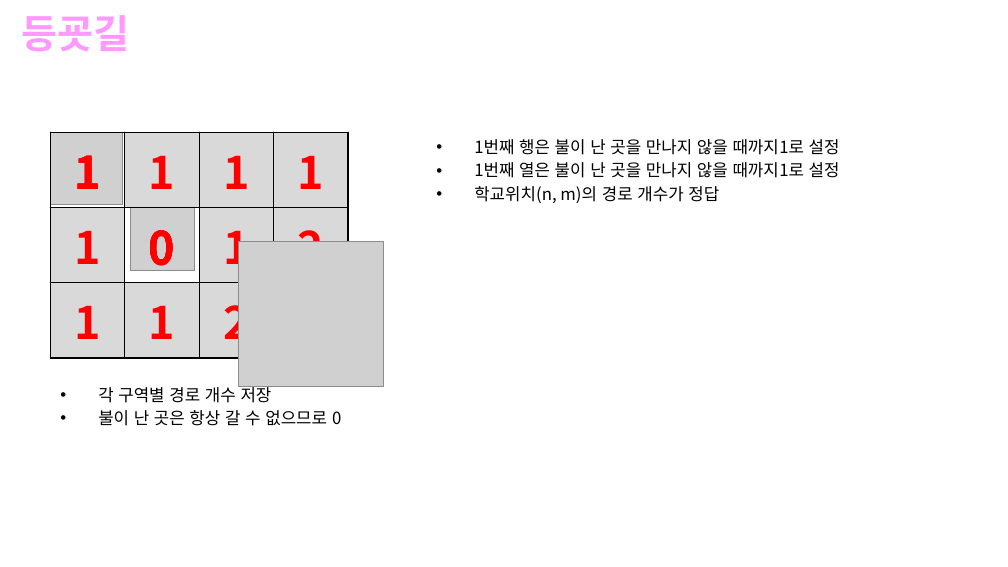
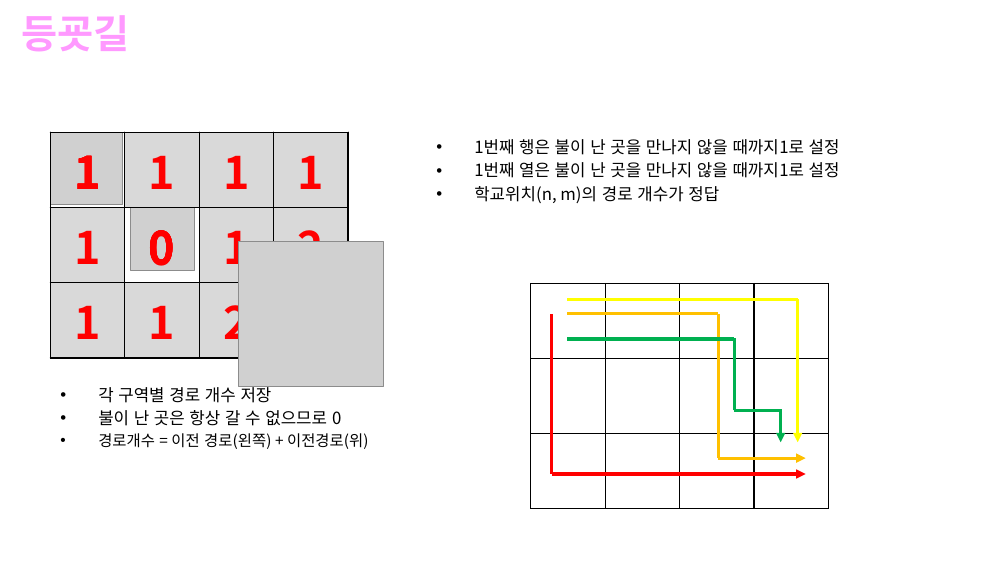
Before and after one commit to sunminky/algorythmStudy, a slide deck: slide 4 of 개인공부/알고리즘 스터디/5주차/알쓰5주차.pptx. Drawn at 1008x567 pixels with LibreOffice and Linux fonts; fonts in the diff are those of the drawing; grey boxes stand for pictures; background and template pictures are left out. Boxes give left, top, right and bottom in pixels: in the first picture for what was removed or moved away, otherwise in the second. Text is boxed around its words. In the diff, an @@ line names an element or a change of style, - is before the commit and + after.

Commit message:
알쓰5주차

```diff
--- a/개인공부/알고리즘 스터디/5주차/알쓰5주차.pptx
+++ b/개인공부/알고리즘 스터디/5주차/알쓰5주차.pptx
@@ table added at [530,283,829,502], 3 rows, 4 columns @@
+ |  |  | 
+ |  |  | 
+ |  |  | 
@@ line added from (568, 299) to (797, 299), #FFFF00 2.25 pt @@
@@ arrow added from (797, 299) to (797, 443), #FFFF00 2.25 pt @@
@@ line added from (551, 474) to (551, 313), #FF0000 2.25 pt @@
@@ line added from (568, 313) to (719, 313), #FFC000 2.25 pt @@
@@ line added from (719, 458) to (719, 313), #FFC000 2.25 pt @@
@@ line added from (568, 339) to (734, 339), #00B050 2.25 pt @@
@@ line added from (734, 410) to (734, 339), #00B050 2.25 pt @@
@@ line added from (734, 410) to (782, 410), #00B050 2.25 pt @@
@@ arrow added from (780, 409) to (780, 443), #00B050 2.25 pt @@
@@ text at [98,433,369,449]: paragraph added @@
+• 경로개수 = 이전 경로(왼쪽) + 이전경로(위)
@@ arrow added from (551, 474) to (805, 474), #FF0000 2.25 pt @@
@@ arrow added from (719, 458) to (805, 458), #FFC000 2.25 pt @@
```
